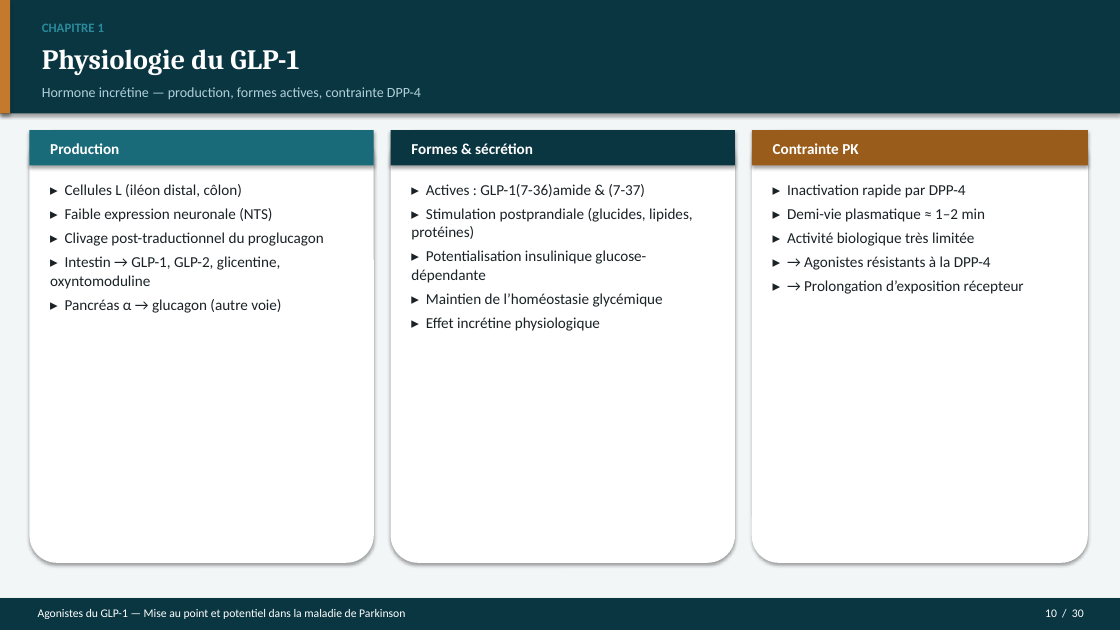
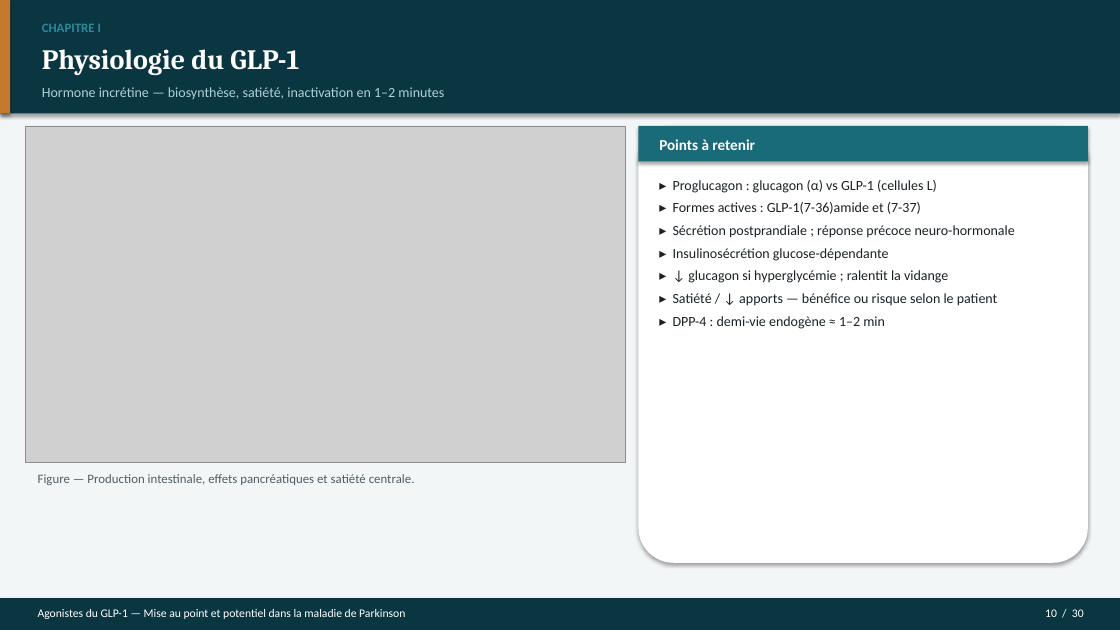
Before and after one commit to Mashtal-Platform/mashtal-platform, a slide deck: slide 10 of docs/presentation/Soutenance_GLP1_Parkinson.pptx. Drawn at 1120x630 pixels with LibreOffice and Linux fonts; fonts in the diff are those of the drawing; grey boxes stand for pictures. Boxes give left, top, right and bottom in pixels: in the first picture for what was removed or moved away, otherwise in the second. Text is boxed around its words. In the diff, an @@ line names an element or a change of style, - is before the commit and + after.

```diff
--- a/docs/presentation/Soutenance_GLP1_Parkinson.pptx
+++ b/docs/presentation/Soutenance_GLP1_Parkinson.pptx
@@ text at (42, 24, 101, 32): text changed @@
-CHAPITRE 1
+CHAPITRE I
@@ text at (42, 87, 444, 99): text changed @@
-Hormone incrétine — production, formes actives, contrainte DPP-4
+Hormone incrétine — biosynthèse, satiété, inactivation en 1–2 minutes
@@ picture added at (25, 126, 626, 462) @@
@@ rounded rectangle removed at (29, 130, 374, 563) @@
@@ rectangle removed at (29, 130, 374, 166) @@
@@ text removed at (50, 143, 119, 154) @@
-Production
@@ rounded rectangle removed at (391, 130, 735, 563) @@
@@ rectangle removed at (391, 130, 735, 166) @@
@@ text removed at (411, 143, 533, 154) @@
-Formes & sécrétion
@@ rounded rectangle: place and size @@
-rounded rectangle at (752, 130, 1088, 563)
+rounded rectangle at (639, 126, 1088, 563)
@@ rectangle: place and size @@
-rectangle at (752, 130, 1088, 166)
+rectangle at (639, 126, 1088, 161)
@@ rectangle at (639, 126, 1088, 161): fill #9A5C1A to #1A6B7A @@
@@ text added at (659, 139, 755, 150), 13 pt, text #FFFFFF, bold @@
+Points à retenir
@@ text removed at (773, 143, 858, 154) @@
-Contrainte PK
@@ text removed at (50, 184, 324, 313) @@
-▸ Cellules L (iléon distal, côlon)
-▸ Faible expression neuronale (NTS)
-▸ Clivage post-traductionnel du proglucagon
-▸ Intestin → GLP-1, GLP-2, glicentine, oxyntomoduline
-▸ Pancréas α → glucagon (autre voie)
@@ text removed at (411, 184, 693, 331) @@
-▸ Actives : GLP-1(7-36)amide & (7-37)
-▸ Stimulation postprandiale (glucides, lipides, protéines)
-▸ Potentialisation insulinique glucose-dépendante
-▸ Maintien de l’homéostasie glycémique
-▸ Effet incrétine physiologique
@@ text added at (673, 180, 1015, 329), 12 pt, text #1A2226 @@
+▸ Proglucagon : glucagon (α) vs GLP-1 (cellules L)
+▸ Formes actives : GLP-1(7-36)amide et (7-37)
+▸ Sécrétion postprandiale ; réponse précoce neuro-hormonale
+▸ Insulinosécrétion glucose-dépendante
+▸ ↓ glucagon si hyperglycémie ; ralentit la vidange
+▸ Satiété / ↓ apports — bénéfice ou risque selon le patient
+▸ DPP-4 : demi-vie endogène ≈ 1–2 min
@@ text removed at (787, 184, 1024, 294) @@
-▸ Inactivation rapide par DPP-4
-▸ Demi-vie plasmatique ≈ 1–2 min
-▸ Activité biologique très limitée
-▸ → Agonistes résistants à la DPP-4
-▸ → Prolongation d’exposition récepteur
@@ text added at (38, 474, 415, 485), 11 pt, text #4E5E66 @@
+Figure — Production intestinale, effets pancréatiques et satiété centrale.
```
Also in this commit, not shown: 19 other slides changed, 10 slides added, 10 slides removed, 7 other files.
